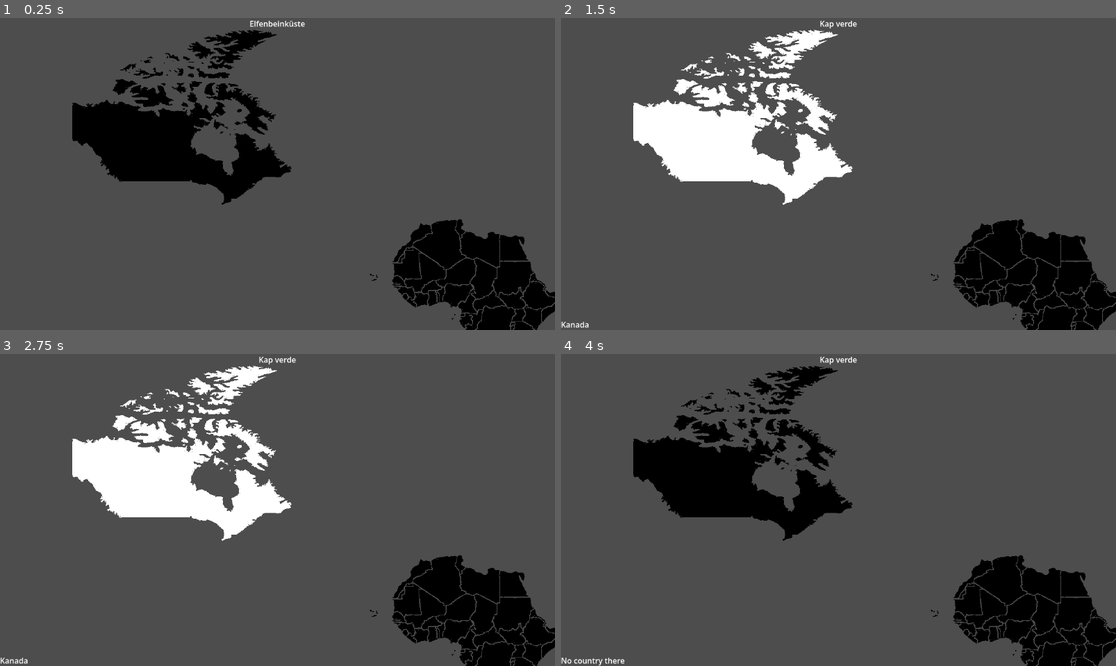
Above: before the commit, frames 1-4 (two rows, left to right).
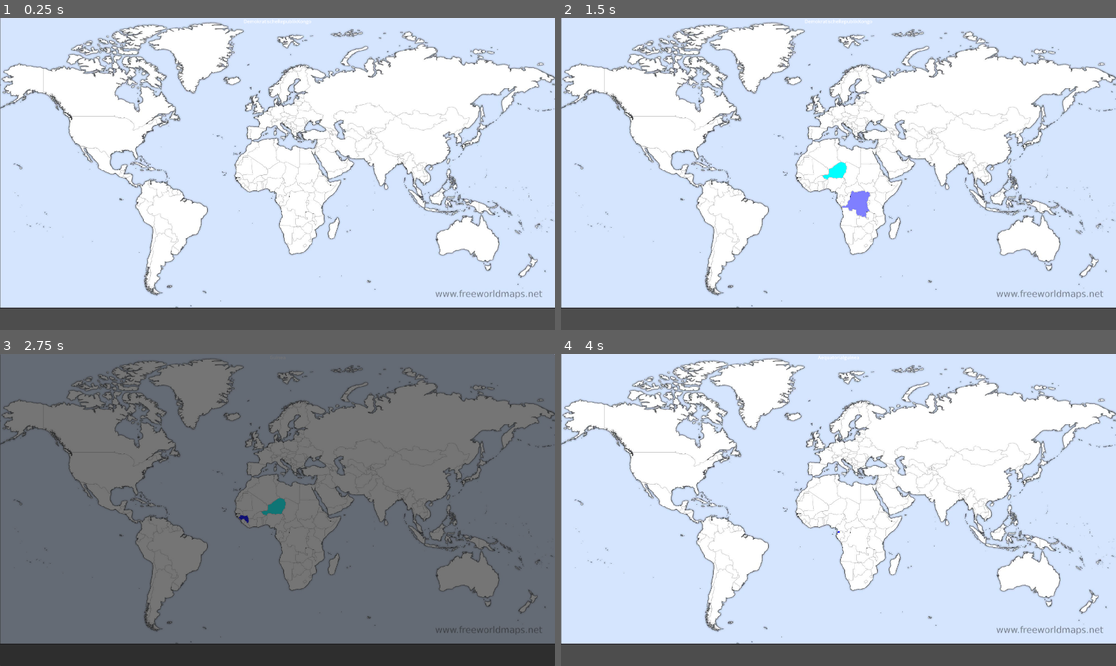
Above: after the commit, the same moments.

Repository: Anomasie/Atlas
Game: Godot game, scene res://szenen/Länderraten/Länderraten.tscn
Two runs of this game, one before a commit and one after it. Both use one fixed random seed, a clock stepped at 60 frames per second and the inputs below.
Inputs (mouse positions are in pixels of both pictures, inside the frame that each line leads up to):
- Up to frame 1 (0.25 s): no input
- Up to frame 2 (1.5 s): click (838, 174) at 0.52 s; click (838, 174) at 1.27 s
- Up to frame 3 (2.75 s): click (277, 510) at 2.02 s
- Up to frame 4 (4 s): move the mouse to (960, 494) at 2.77 s; click (960, 494) at 2.92 s; move the mouse to (727, 525) at 3.52 s; click (727, 525) at 3.67 s

The runs differ from the first frame. In frame 1, 94% of the frame differs, in the area x 0-100%, y 0-100%; in frame 2, 91%; in frame 3, 95%; in frame 4, 94%.
Error before the commit: Trying to assign value of type 'Nil' to a variable of type 'String'. (res://szenen/Länderraten/Länderraten.gd:80)

Commit message:
basic game loop

Diff:
--- a/project.godot
+++ b/project.godot
@@ -15,8 +15,14 @@
 config/features=PackedStringArray("4.6", "GL Compatibility")
 config/icon="res://icon.svg"
 
+[autoload]
+
+Global="*uid://c1nsk623ebp2w"
+
 [display]
 
+window/size/viewport_width=1920
+window/size/viewport_height=1080
 window/size/mode=2
 
 [physics]
--- /dev/null
+++ b/szenen/Global.gd
@@ -0,0 +1,9 @@
+extends Node
+
+func wait(wait_time: float = 1.0) -> void:
+	if wait_time > 0:
+		await await get_tree().create_timer(wait_time).timeout
+		return
+	else:
+		await get_tree().process_frame
+		return
--- a/szenen/Länderraten/Länderraten.gd
+++ b/szenen/Länderraten/Länderraten.gd
@@ -1,14 +1,20 @@
 extends Control
 
+signal ok
+
 const NO_START_COUNTRIES : int = 3
+const RIGHT_COLOR : Color = Color.YELLOW
+const WRONG_COLOR : Color = Color.RED
 var country_list : Array = []
 
 @onready var Aufgabe = $Aufgabe
 @onready var Weltkarte = $Weltkarte
+@onready var OKButton = $Button
 
 var continue_game : bool = true
 
 func _ready() -> void:
+	OKButton.hide()
 	load_country_list()
 	run_game()
 
@@ -24,7 +30,6 @@
 				minimum_args.append(key)
 		elif minimum == 0:
 			minimum_args.append(key)
-	print("here: ", minimum_args)
 	return minimum_args
 
 func load_country_list() -> void:
@@ -69,8 +74,12 @@
 		# compare choice with goal
 		if choice == goal:
 			current_countries[goal] += 1
+			### show highlight
+			await Weltkarte.highlight([goal], RIGHT_COLOR)
 		else:
 			current_countries[goal] -= 1
+			Weltkarte.highlight([goal], RIGHT_COLOR)
+			await Weltkarte.highlight([choice], WRONG_COLOR)
 			# add choice to current_countries
 			if not choice in current_countries.keys():
 				current_countries[choice] = -1
@@ -78,13 +87,27 @@
 				current_countries[choice] -= 1
 			# add a similar sounding coutnry to current_countries
 			var similar_one : String = similar_sounding_countries(country_list, goal).pick_random()
-			if not similar_one in current_countries.keys():
+			if similar_one and not similar_one in current_countries.keys():
 				current_countries[similar_one] = -1
+		await self_ok()
+		await Weltkarte.hide_highlight()
+
+func self_ok() -> void:
+	await Global.wait(0.25)
+	OKButton.show()
+	await ok
+	OKButton.hide()
+	return
 
 func similar_sounding_countries(choose_out_of:Array, country: String) -> Array:
 	var result : Array = []
 	choose_out_of.erase(country)
 	for key in choose_out_of:
-		if country.left(3) == key.left(3) or country.right(4) == key.right(4):
+		if country.left(2) == key.left(2) or country.right(3) == key.right(3):
 			result.append(key)
+	if len(result) == 0:
+		result = [""]
 	return result
+
+func _on_button_pressed() -> void:
+	ok.emit()
--- a/szenen/Länderraten/Länderraten.tscn
+++ b/szenen/Länderraten/Länderraten.tscn
@@ -1,7 +1,11 @@
 [gd_scene format=3 uid="uid://puctwx8oy717"]
 
 [ext_resource type="Script" uid="uid://c17c66any7ise" path="res://szenen/Länderraten/Länderraten.gd" id="1_8etso"]
+[ext_resource type="Texture2D" uid="uid://d238ukxiv5cgk" path="res://karten/Drüberlegen/EigentlicheKarte-Politisch-3.png" id="2_11qh7"]
 [ext_resource type="PackedScene" uid="uid://d2qp1rcqfwuxx" path="res://szenen/karten/Weltkarte.tscn" id="2_35arq"]
+
+[sub_resource type="CanvasItemMaterial" id="CanvasItemMaterial_gb4g8"]
+blend_mode = 2
 
 [node name="Länderraten" type="Control" unique_id=1145824960]
 layout_mode = 3
@@ -11,6 +15,12 @@
 grow_horizontal = 2
 grow_vertical = 2
 script = ExtResource("1_8etso")
+
+[node name="Karte" type="TextureRect" parent="." unique_id=2003122369]
+layout_mode = 0
+offset_right = 40.0
+offset_bottom = 40.0
+texture = ExtResource("2_11qh7")
 
 [node name="Aufgabe" type="Label" parent="." unique_id=1740211570]
 layout_mode = 1
@@ -23,4 +33,15 @@
 grow_horizontal = 2
 
 [node name="Weltkarte" parent="." unique_id=33769356 instance=ExtResource("2_35arq")]
+material = SubResource("CanvasItemMaterial_gb4g8")
 layout_mode = 1
+
+[node name="Button" type="Button" parent="." unique_id=1264118283]
+layout_mode = 1
+anchors_preset = 15
+anchor_right = 1.0
+anchor_bottom = 1.0
+grow_horizontal = 2
+grow_vertical = 2
+
+[connection signal="pressed" from="Button" to="." method="_on_button_pressed"]
--- a/szenen/karten/Weltkarte.gd
+++ b/szenen/karten/Weltkarte.gd
@@ -2,7 +2,12 @@
 
 signal country_selected
 
-var highligted_countries : Array = []
+const NORMAL_COLOR : Color = Color.BLACK
+const HIGHLIGHT_COLOR : Color = Color.YELLOW
+const HIGHLIGHT_IN_TIME : float = 0.2
+const HIGHLIGHT_OUT_TIME : float = 0.3
+
+var highlighted_countries : Array = []
 
 func _ready() -> void:
 	var dir = DirAccess.open("res://karten/weltkarte")
@@ -12,30 +17,44 @@
 			var new_texture = TextureRect.new()
 			new_texture.set_texture( load("res://karten/weltkarte/"+item) )
 			new_texture.set_name(item.split("-")[1])
-			new_texture.self_modulate = Color.BLACK
+			new_texture.self_modulate = NORMAL_COLOR
+			new_texture.material = self.material
+			new_texture.mouse_filter = Control.MOUSE_FILTER_IGNORE
 			self.add_child(new_texture)
-
-func _input(event: InputEvent) -> void:
-	if event is InputEventMouseButton and event.is_pressed():
-		var clicked_country : String = get_country(get_global_mouse_position())
-		$Label.set_text( clicked_country )
-		highlight([clicked_country])
-		country_selected.emit(clicked_country)
 
 func get_country(koordinaten: Vector2) -> String:
 	for kid in self.get_children():
-		if kid is TextureRect:
+		if kid is TextureRect and kid.get_texture():
 			var color = kid.get_texture().get_image().get_pixel(koordinaten.x, koordinaten.y)
 			if color == Color.WHITE:
 				return kid.name
 	return "No country there"
 
-func highlight(list_of_countries=[]) -> void:
+func highlight(list_of_countries:Array=[], highlight_color: Color = HIGHLIGHT_COLOR) -> void:
+	if not list_of_countries:
+		return
+	var tween : Tween = get_tree().create_tween()
+	for country in list_of_countries:
+		if self.has_node(country):
+			highlighted_countries.append(country)
+			tween.tween_property(self.get_node(country), "self_modulate", highlight_color, HIGHLIGHT_IN_TIME)
+	await tween.finished
+	tween.kill()
+	return
+
+func hide_highlight() -> void:
+	if not highlighted_countries:
+		return
 	# anti-highlight all
-	for country in highligted_countries:
-		if self.get_node(country):
-			self.get_node(country).self_modulate = Color.BLACK
-	highligted_countries = list_of_countries
-	for country in highligted_countries:
-		if self.get_node(country):
-			self.get_node(country).self_modulate = Color.WHITE
+	var tween : Tween = get_tree().create_tween()
+	for country in highlighted_countries:
+		tween.tween_property(self.get_node(country), "self_modulate", NORMAL_COLOR, HIGHLIGHT_OUT_TIME)
+	highlighted_countries = []
+	await tween.finished
+	tween.kill()
+	return
+
+
+func _on_button_pressed() -> void:
+	var clicked_country : String = get_country(get_global_mouse_position())
+	country_selected.emit(clicked_country)
--- a/szenen/karten/Weltkarte.tscn
+++ b/szenen/karten/Weltkarte.tscn
@@ -9,13 +9,16 @@
 anchor_bottom = 1.0
 grow_horizontal = 2
 grow_vertical = 2
+mouse_filter = 2
 script = ExtResource("1_r4vwi")
 
-[node name="Label" type="Label" parent="." unique_id=523575340]
+[node name="Button" type="Button" parent="." unique_id=1966443458]
 layout_mode = 1
-anchors_preset = 2
-anchor_top = 1.0
+anchors_preset = 15
+anchor_right = 1.0
 anchor_bottom = 1.0
-offset_top = -23.0
-offset_right = 40.0
-grow_vertical = 0
+grow_horizontal = 2
+grow_vertical = 2
+flat = true
+
+[connection signal="pressed" from="Button" to="." method="_on_button_pressed"]
Binary file added: karten/Drüberlegen/EigentlicheKarte-Physisch-1.png
Not shown, changed: karten/Drüberlegen/EigentlicheKarte-Physisch-1.png.import
Binary file added: karten/Drüberlegen/EigentlicheKarte-Physisch-2.png
Not shown, added: karten/Drüberlegen/EigentlicheKarte-Physisch-2.png.import
Binary file added: karten/Drüberlegen/EigentlicheKarte-Politisch-3.png
Not shown, added: karten/Drüberlegen/EigentlicheKarte-Politisch-3.png.import
Binary file added: karten/Drüberlegen/EigentlicheKarte.aseprite
Binary file added: karten/eigentlich/EigentlicheKarte.aseprite
Renamed: karten/weltkarte/Weltkarte-Ägypten-7.png -> karten/weltkarte/Weltkarte-Aegypten-7.png
Not shown, changed: karten/weltkarte/Weltkarte-Aegypten-7.png.import
Renamed: karten/weltkarte/Weltkarte-Äquatorialguinea-39.png -> karten/weltkarte/Weltkarte-Aequatorialguinea-39.png
Not shown, changed: karten/weltkarte/Weltkarte-Aequatorialguinea-39.png.import
(and 68 more such lines)
